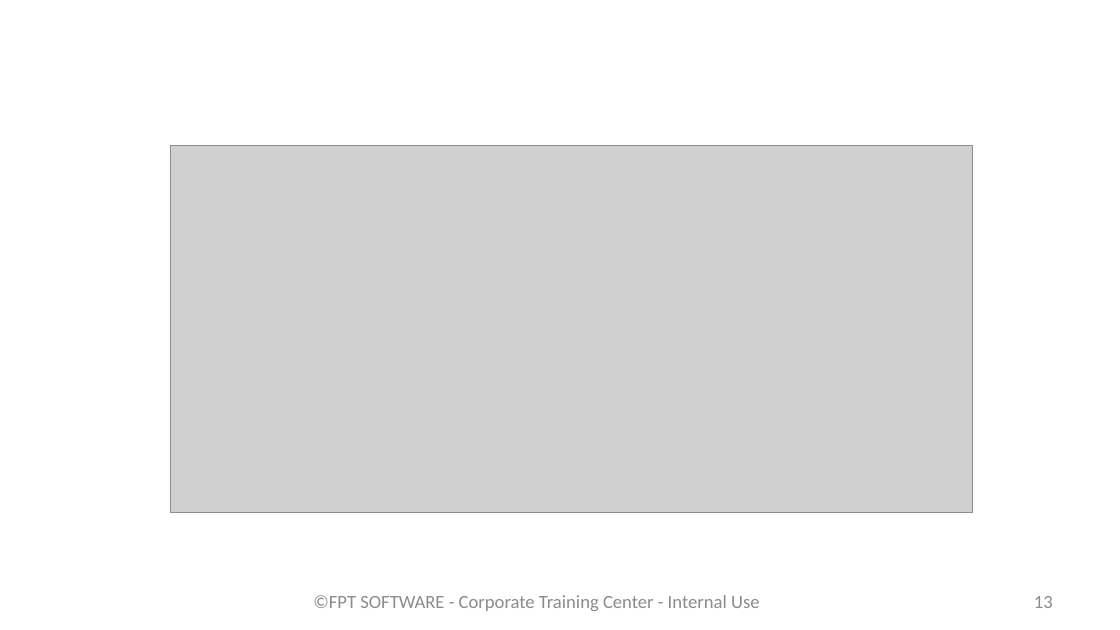
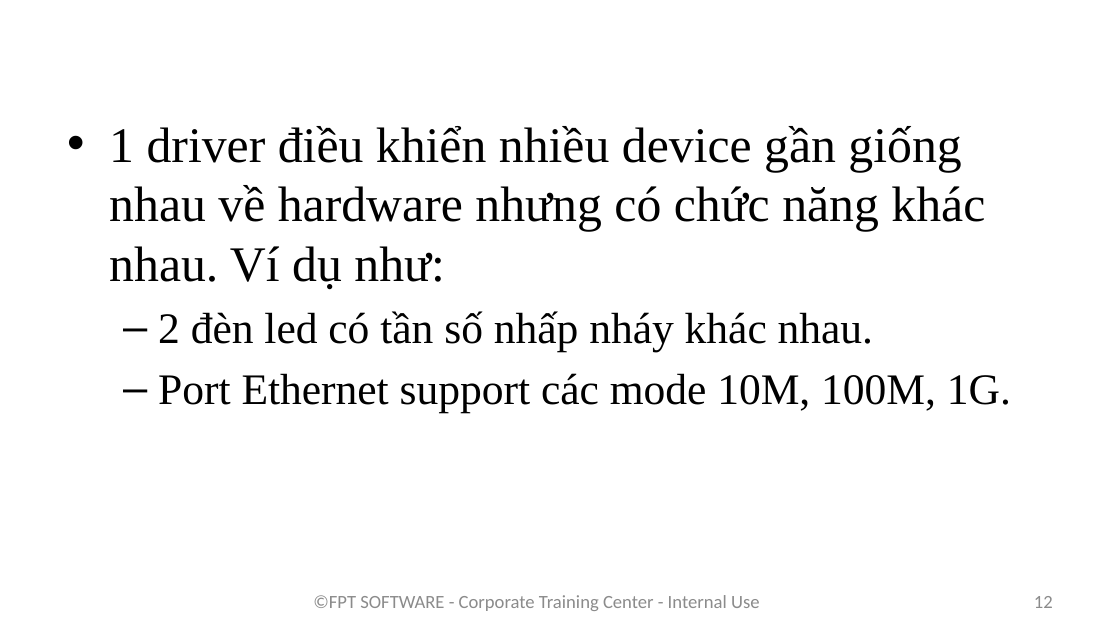
Before and after one commit to phuthodien/training_linux_embedded_v2, a slide deck: slide 12 of Bai 11/Device tree.pptx (slide 13 before the commit). Drawn at 1120x630 pixels with LibreOffice and Linux fonts; fonts in the diff are those of the drawing; grey boxes stand for pictures; background and template pictures are left out. Boxes give left, top, right and bottom in pixels: in the first picture for what was removed or moved away, otherwise in the second. Text is boxed around its words. In the diff, an @@ line names an element or a change of style, - is before the commit and + after.

```diff
--- a/Bai 11/Device tree.pptx
+++ b/Bai 11/Device tree.pptx
@@ text added at [109,126,1011,413], 32 pt, text #000000 @@
+• 1 driver điều khiển nhiều device gần giống nhau về hardware nhưng có chức năng khác nhau. Ví dụ như:
+  – 2 đèn led có tần số nhấp nháy khác nhau.
+  – Port Ethernet support các mode 10M, 100M, 1G.
@@ picture removed at [170,146,972,513] @@
@@ page number at [1034,596,1053,608]: text changed @@
-13
+12
```
Also in this commit, not shown: 4 other slides changed, 2 slides added, 2 other files.
